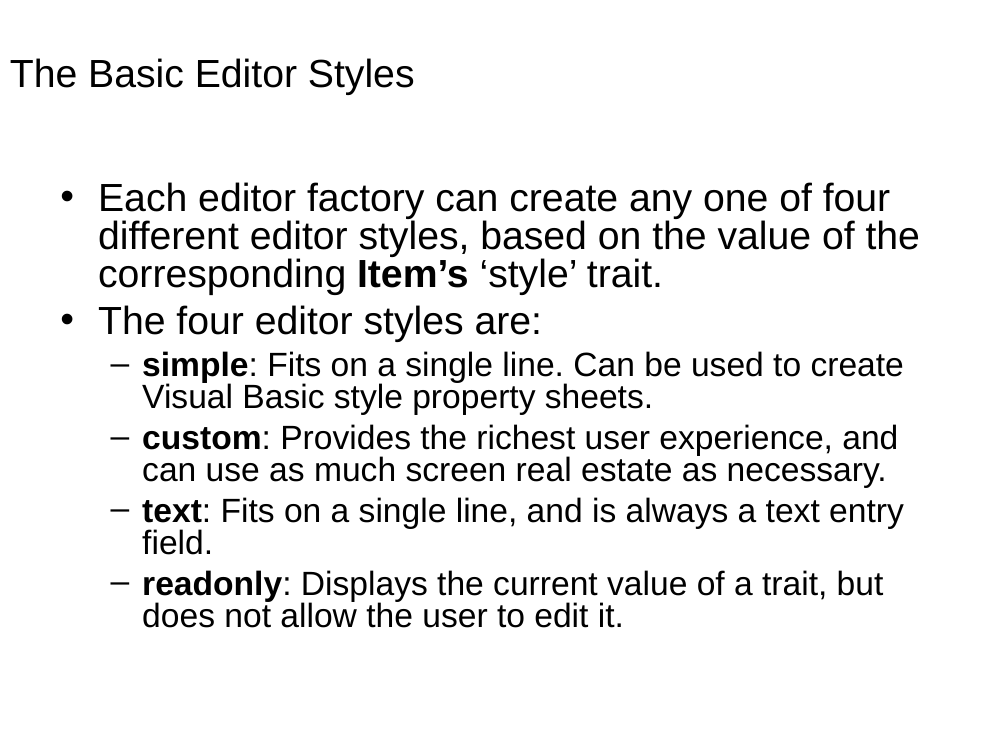
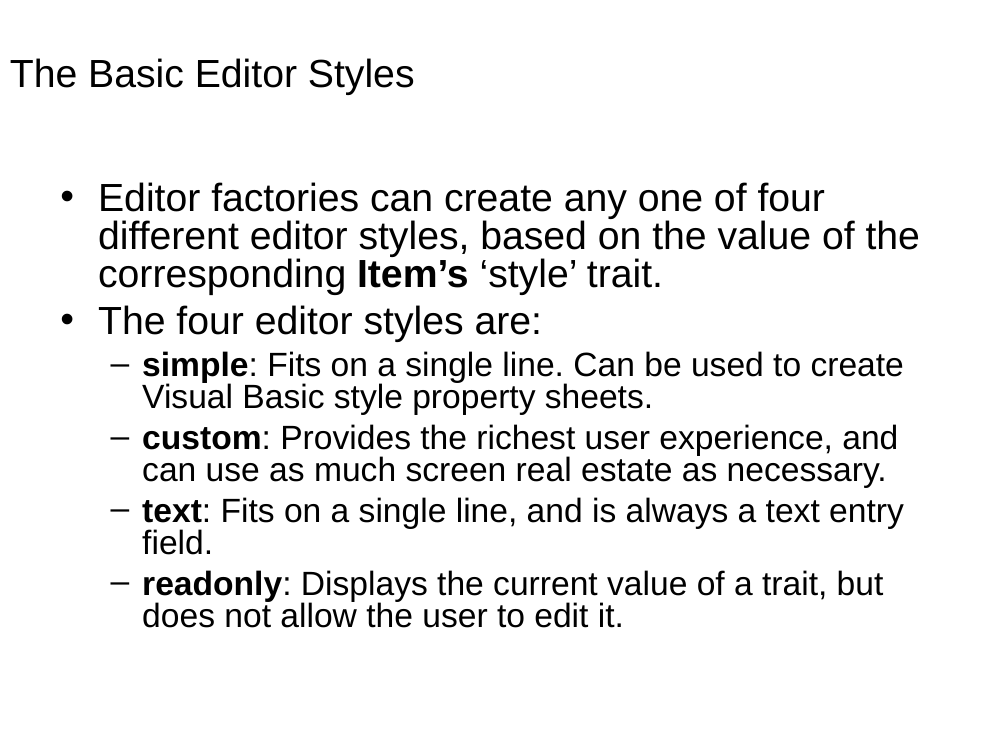
Before and after one commit to enthought/traits, a slide deck: slide 62 of enthought/traits/doc/traits_ui.ppt (slide 61 before the commit). Drawn at 1008x756 pixels with LibreOffice and Linux fonts; fonts in the diff are those of the drawing; background and template pictures are left out. Boxes give left, top, right and bottom in pixels: in the first picture for what was removed or moved away, otherwise in the second. Text is boxed around its words. In the diff, an @@ line names an element or a change of style, - is before the commit and + after.

Commit message:
Updated the Traits UI powerpoint presentation.

```diff
--- a/enthought/traits/doc/traits_ui.ppt
+++ b/enthought/traits/doc/traits_ui.ppt
@@ text at box(98, 182, 920, 295): text changed @@
-• Each editor factory can create any one of four different editor styles, based on the value of the corresponding Item’s ‘style’ trait.
+• Editor factories can create any one of four different editor styles, based on the value of the corresponding Item’s ‘style’ trait.
```
Also in this commit, not shown: 19 other slides changed, 1 slide added.
